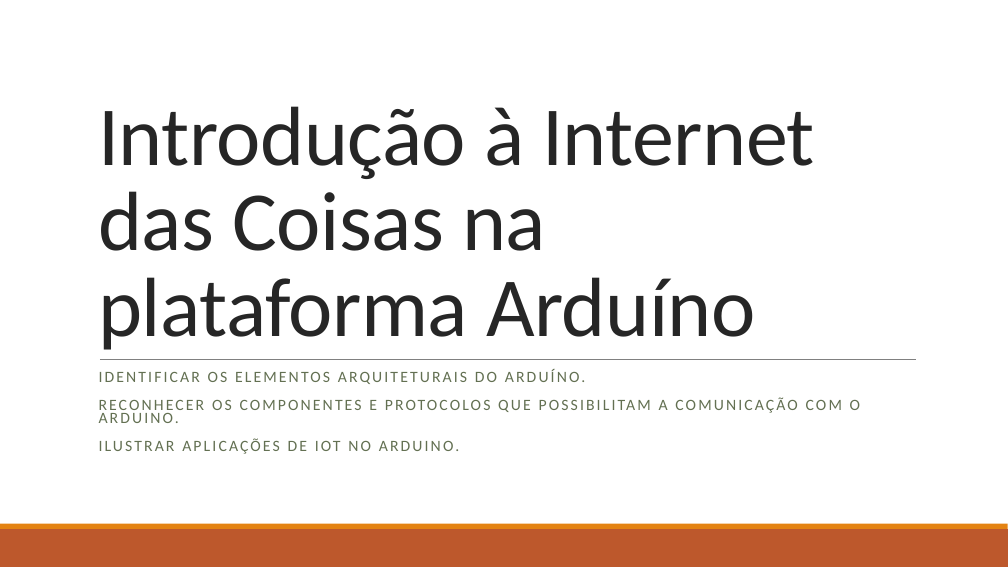
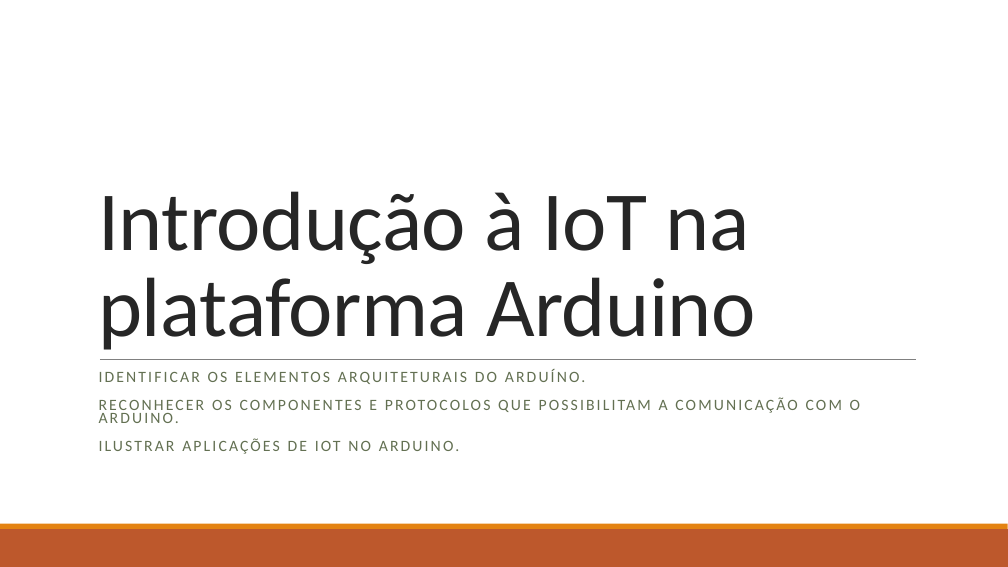
Before and after one commit to LucasHerculanoAmaro/Minhas-Aulas, a slide deck: slide 1 of Eugenio Mariz de Oliveira Netto/Programação de Aplicativos Mobile II/Aula 9/Introdução à Internet das Coisas na plataforma Arduíno.pptx. Drawn at 1008x567 pixels with LibreOffice and Linux fonts; fonts in the diff are those of the drawing. Boxes give left, top, right and bottom in pixels: in the first picture for what was removed or moved away, otherwise in the second. Text is boxed around its words. In the diff, an @@ line names an element or a change of style, - is before the commit and + after.

```diff
--- a/Eugenio Mariz de Oliveira Netto/Programação de Aplicativos Mobile II/Aula 9/Introdução à Internet das Coisas na plataforma Arduíno.pptx
+++ b/Eugenio Mariz de Oliveira Netto/Programação de Aplicativos Mobile II/Aula 9/Introdução à Internet das Coisas na plataforma Arduíno.pptx
@@ title at (98,191,756,350): text changed @@
-Introdução à Internet das Coisas na plataforma Arduíno
+Introdução à IoT na plataforma Arduino
```
Also in this commit, not shown: 3 other slides changed.
